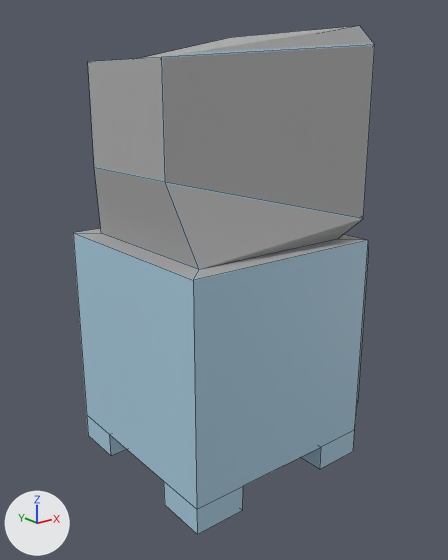
The Blender file Assets/Mesh/TVConsole.blend, before and after one commit.
One viewpoint serves both versions: a camera (50 mm lens) standing at (-3.56, -4.56, 2.37) and looking at (0.05, -0.05, 0.57). Arrows for +X, +Y and +Z are at lower left; the lights stay in place. Mesh edges are drawn as thin lines.
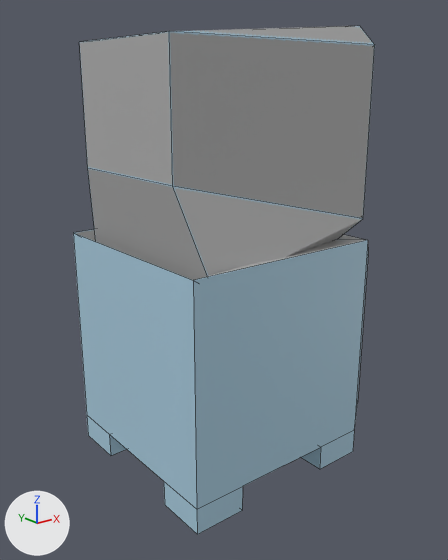
Boxes [x1, y1, x2, y2] around the edits, measured in the pictures (448 x 560 px; the box of a moved part takes in the faces that stretch with it):
part 1 of me_cube, moved or reshaped: [74, 26, 375, 280] in both

The change in detail:
me_cube has 110 vertices, 98 faces and spans x -1.0..1.2, y -1.0..1.0, z -1.25..2.85.
me_cube is used by ob_cube; location (0.0, 0.0, 0.0).
Part 1, on me_cube:
Vertex 9 of me_cube moves from (-0.8, -0.8, 1.0) at pixel (199, 269) to (-0.78, -0.96, 0.85).
Vertex 11 of me_cube moves from (-0.8, 0.8, 1.0) at pixel (101, 233) to (-0.78, 0.96, 0.85).
Vertex 13 of me_cube moves from (-0.94, -0.58, 1.67) at pixel (165, 182) to (-0.95, -0.69, 1.65) at pixel (172, 186).
Vertex 15 of me_cube moves from (-0.94, 0.58, 1.67) at pixel (94, 167) to (-0.95, 0.69, 1.65) at pixel (87, 168).
Vertex 17 of me_cube moves from (-0.94, -0.58, 2.57) at pixel (161, 57) to (-0.95, -0.69, 2.73) at pixel (169, 31).
Vertex 19 of me_cube moves from (-0.94, 0.58, 2.57) at pixel (87, 61) to (-0.95, 0.69, 2.73) at pixel (79, 41).
Vertex 21 of me_cube moves from (-0.9, -0.43, 2.52) to (-0.9, -0.43, 2.73).
Vertex 23 of me_cube moves from (-0.9, 0.43, 2.52) to (-0.9, 0.43, 2.73) at pixel (99, 40).
